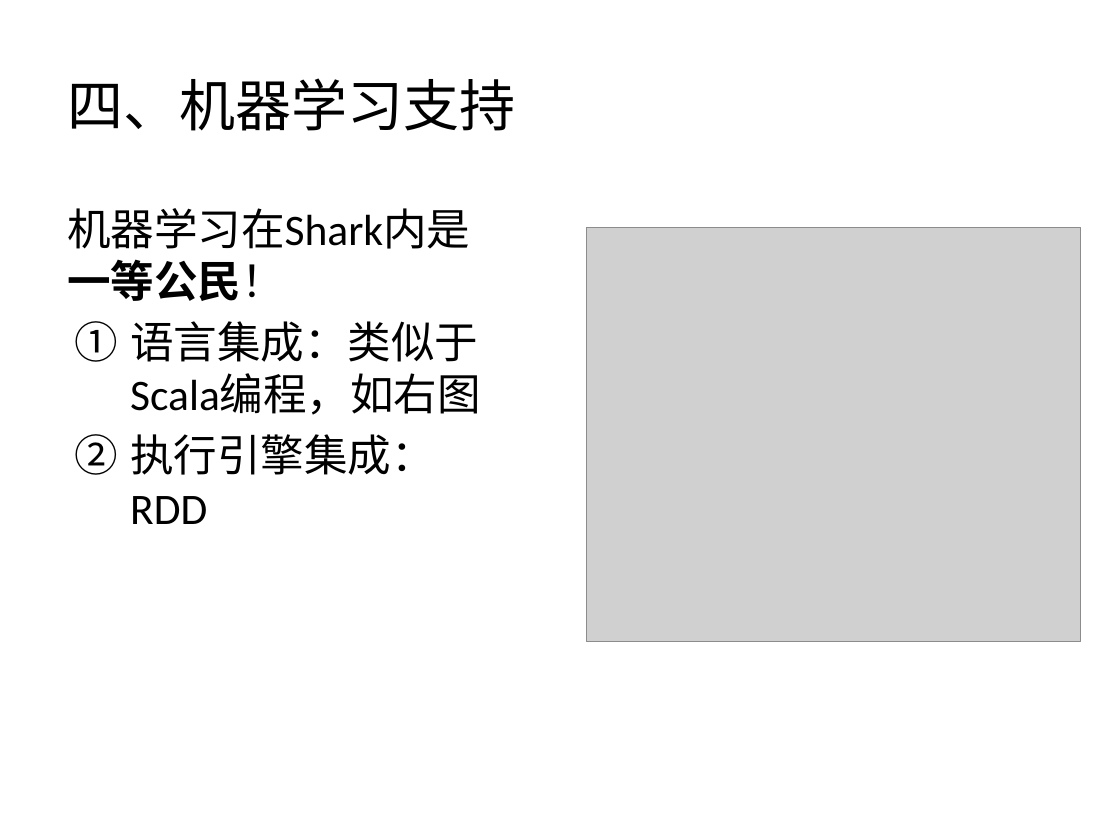
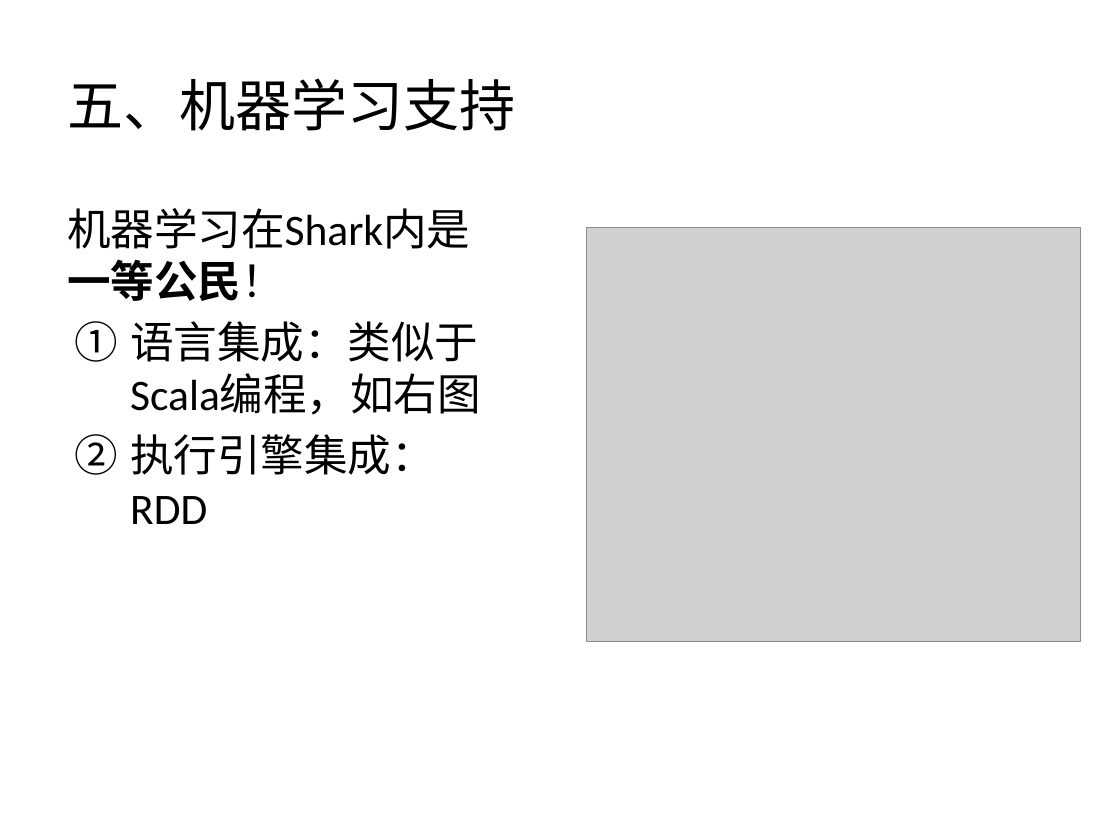
Before and after one commit to wuxingdexian/seminar, a slide deck: slide 43 of Shark SQL and Rich Analytics at Scale.pptx (slide 38 before the commit). Drawn at 1120x840 pixels with LibreOffice and Linux fonts; fonts in the diff are those of the drawing; grey boxes stand for pictures. Boxes give left, top, right and bottom in pixels: in the first picture for what was removed or moved away, otherwise in the second. Text is boxed around its words. In the diff, an @@ line names an element or a change of style, - is before the commit and + after.

```diff
--- a/Shark SQL and Rich Analytics at Scale.pptx
+++ b/Shark SQL and Rich Analytics at Scale.pptx
@@ title at (x1=67, y1=78, x2=515, y2=131): text changed @@
-四、机器学习支持
+五、机器学习支持
```
Also in this commit, not shown: 18 other slides changed, 8 slides added.
